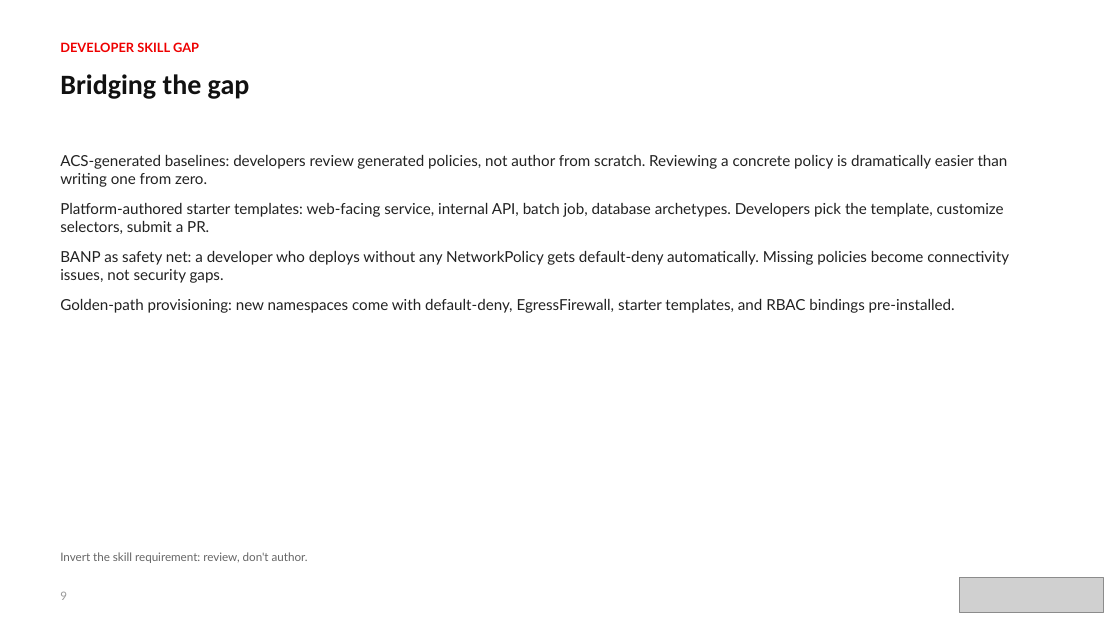
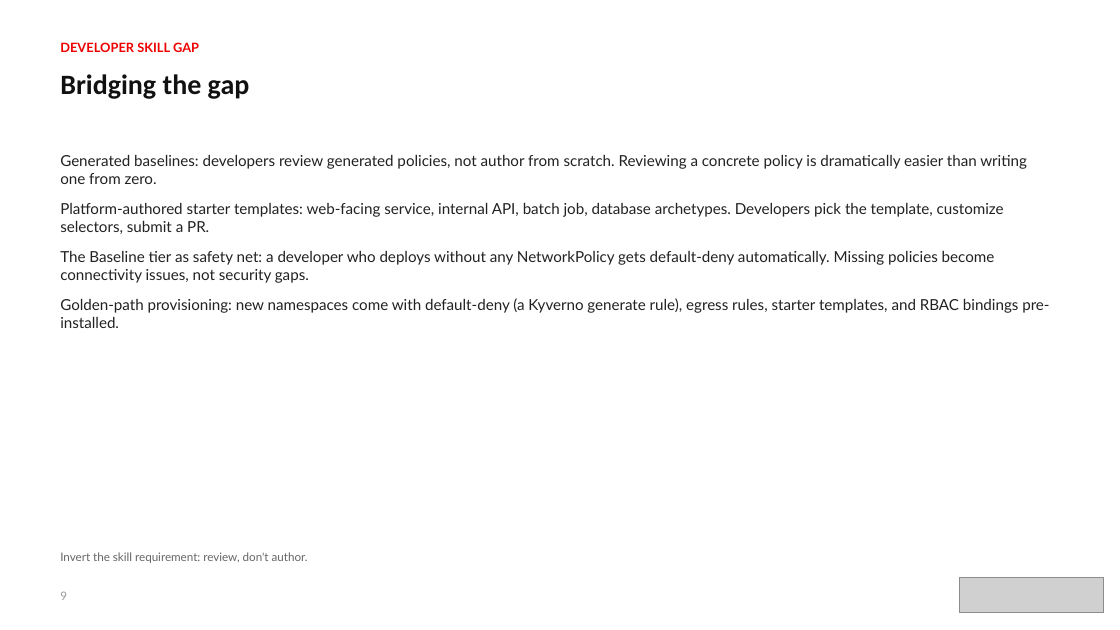
Before and after one commit to patterncatalyst/cloud-native-design-patterns, a slide deck: slide 9 of lgtm-presentation/Network-Policy-Process-Advisory.pptx. Drawn at 1120x630 pixels with LibreOffice and Linux fonts; fonts in the diff are those of the drawing; grey boxes stand for pictures. Boxes give left, top, right and bottom in pixels: in the first picture for what was removed or moved away, otherwise in the second. Text is boxed around its words. In the diff, an @@ line names an element or a change of style, - is before the commit and + after.

Commit message:
docs(deck): rework the network policy advisory to upstream Kubernetes and open source (S12)

```diff
--- a/lgtm-presentation/Network-Policy-Process-Advisory.pptx
+++ b/lgtm-presentation/Network-Policy-Process-Advisory.pptx
@@ text at (60,155,1027,184): text changed @@
-ACS-generated baselines: developers review generated policies, not author from scratch. Reviewing a concrete policy is dramatically easier than writing one from zero.
+Generated baselines: developers review generated policies, not author from scratch. Reviewing a concrete policy is dramatically easier than writing one from zero.
@@ text at (60,251,1049,328): text changed @@
-BANP as safety net: a developer who deploys without any NetworkPolicy gets default-deny automatically. Missing policies become connectivity issues, not security gaps.
-Golden-path provisioning: new namespaces come with default-deny, EgressFirewall, starter templates, and RBAC bindings pre-installed.
+The Baseline tier as safety net: a developer who deploys without any NetworkPolicy gets default-deny automatically. Missing policies become connectivity issues, not security gaps.
+Golden-path provisioning: new namespaces come with default-deny (a Kyverno generate rule), egress rules, starter templates, and RBAC bindings pre-installed.
```
Also in this commit, not shown: 19 other slides changed, 6 other files.
